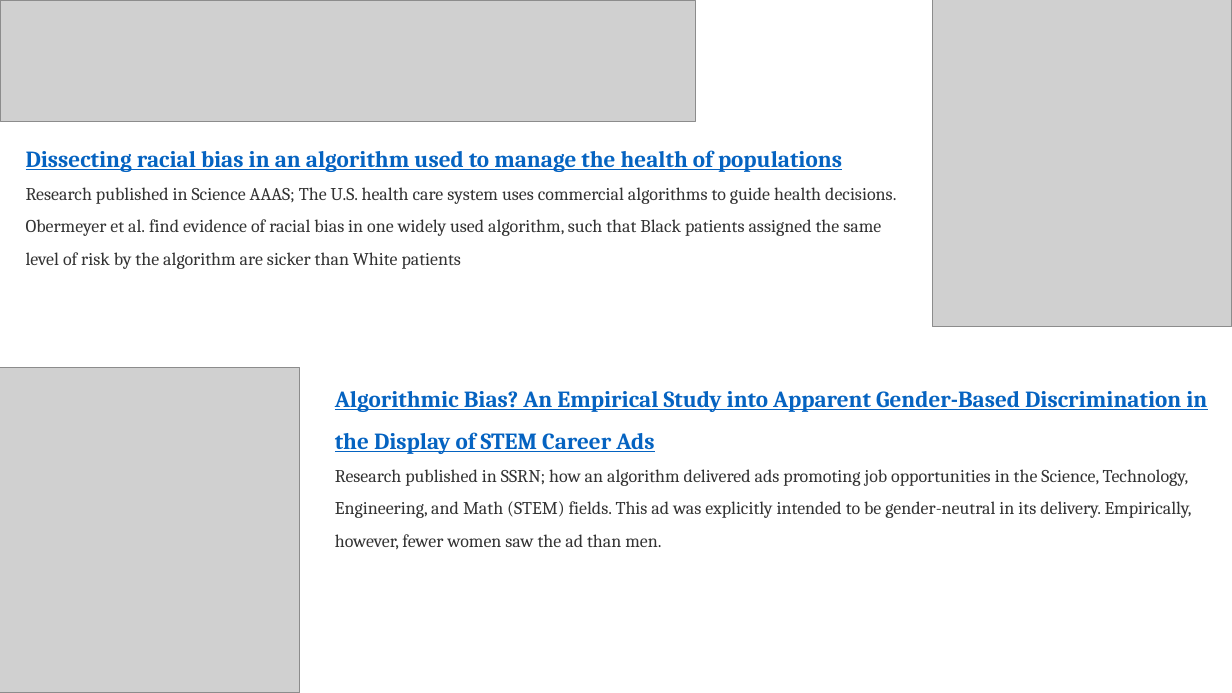
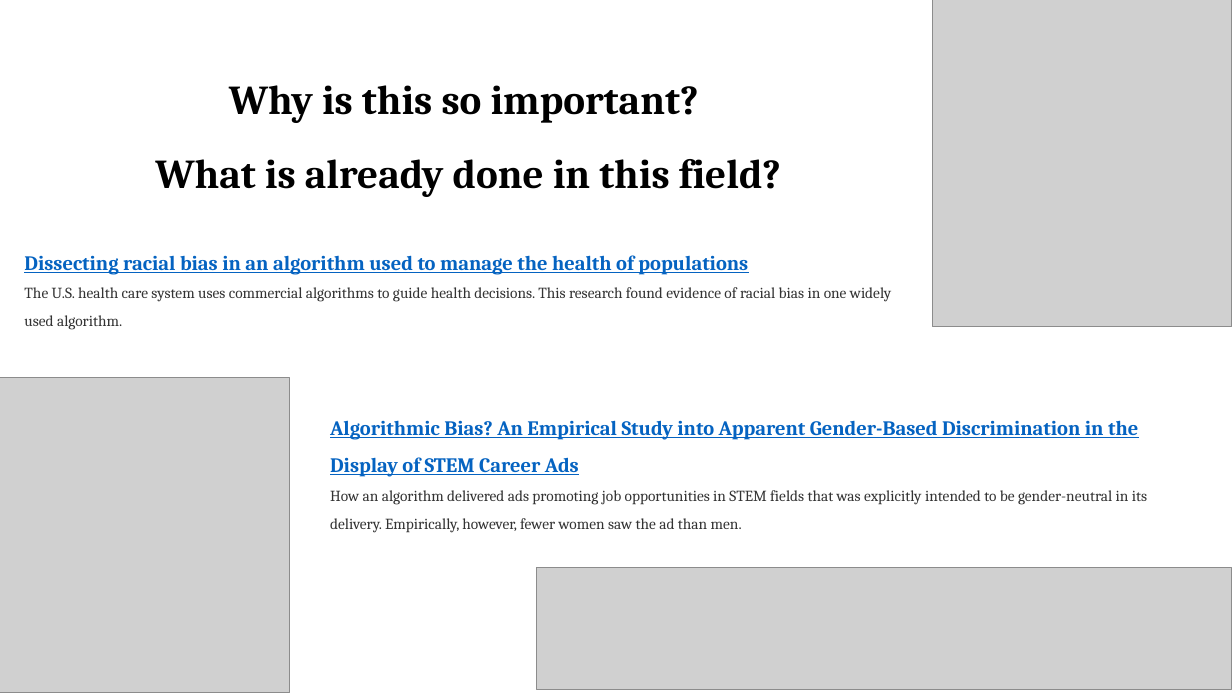
Before and after one commit to yu-se/algorithm-bias-R, a slide deck: slide 2 of presentation/presentation.pptx. Drawn at 1232x693 pixels with LibreOffice and Linux fonts; fonts in the diff are those of the drawing; grey boxes stand for pictures. Boxes give left, top, right and bottom in pixels: in the first picture for what was removed or moved away, otherwise in the second. Text is boxed around its words. In the diff, an @@ line names an element or a change of style, - is before the commit and + after.

```diff
--- a/presentation/presentation.pptx
+++ b/presentation/presentation.pptx
@@ text added at box(155, 85, 781, 197), 32 pt, text #000000, bold @@
+Why is this so important?
+What is already done in this field?
@@ text "Dissecting racial bias in an ...": place and size @@
-text "Dissecting racial bias in an ..." at box(26, 150, 896, 269)
+text "Dissecting racial bias in an ..." at box(24, 255, 891, 330)
@@ text at box(24, 255, 748, 275): size 18 to 16 pt in "Dissecting racial bias in an algorithm used ..." @@
@@ text at box(24, 287, 891, 330): text changed; size 14 to 12 pt @@
-Research published in Science AAAS; The U.S. health care system uses commercial algorithms to guide health decisions. Obermeyer et al. find evidence of racial bias in one widely used algorithm, such that Black patients assigned the same level of risk by the algorithm are sicker than White patients
+The U.S. health care system uses commercial algorithms to guide health decisions. This research found evidence of racial bias in one widely used algorithm.
@@ picture: place and size @@
-picture at box(0, 367, 300, 693)
+picture at box(0, 378, 290, 693)
@@ text "Algorithmic Bias? An Empirical Study ...": place and size @@
-text "Algorithmic Bias? An Empirical Study ..." at box(335, 391, 1207, 550)
+text "Algorithmic Bias? An Empirical Study ..." at box(330, 420, 1147, 533)
@@ text at box(330, 420, 1138, 477): size 18 to 16 pt in "Algorithmic Bias? An Empirical Study into Apparent ..." @@
@@ text at box(330, 490, 1147, 533): text changed; size 14 to 12 pt @@
-Research published in SSRN; how an algorithm delivered ads promoting job opportunities in the Science, Technology, Engineering, and Math (STEM) fields. This ad was explicitly intended to be gender-neutral in its delivery. Empirically, however, fewer women saw the ad than men.
+How an algorithm delivered ads promoting job opportunities in STEM fields that was explicitly intended to be gender-neutral in its delivery. Empirically, however, fewer women saw the ad than men.
@@ picture: place and size @@
-picture at box(0, 0, 696, 122)
+picture at box(537, 567, 1232, 689)
```
Also in this commit, not shown: 2 other slides changed, 6 slides added, 1 slide removed, 4 other files.
